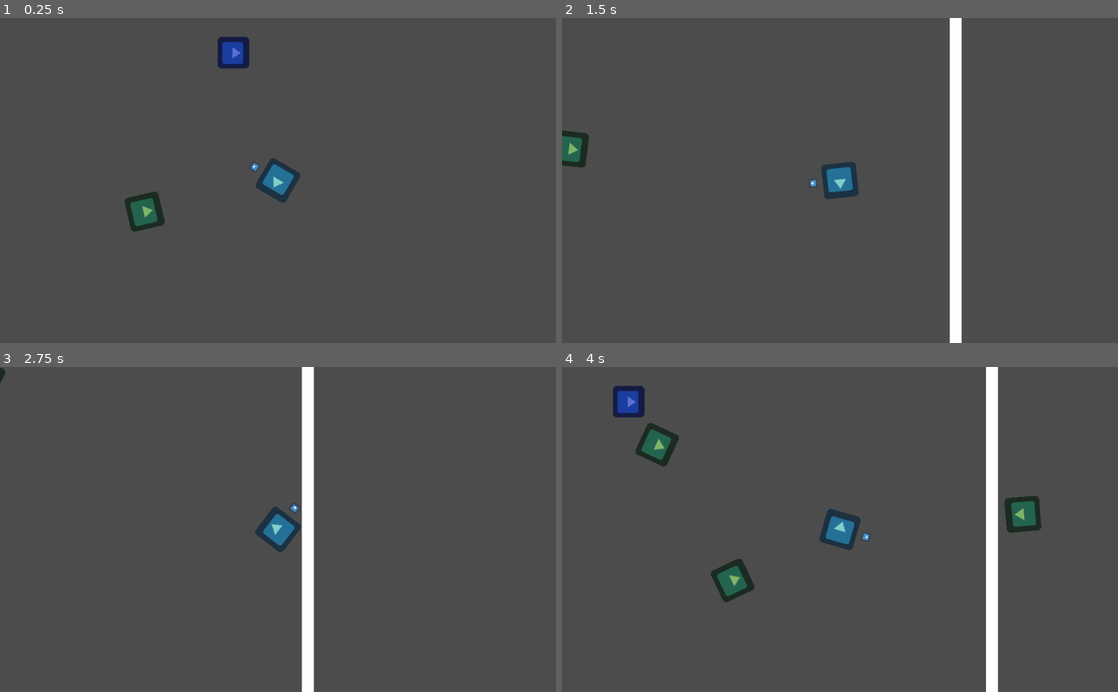
Above: before the commit, frames 1-4 (two rows, left to right).
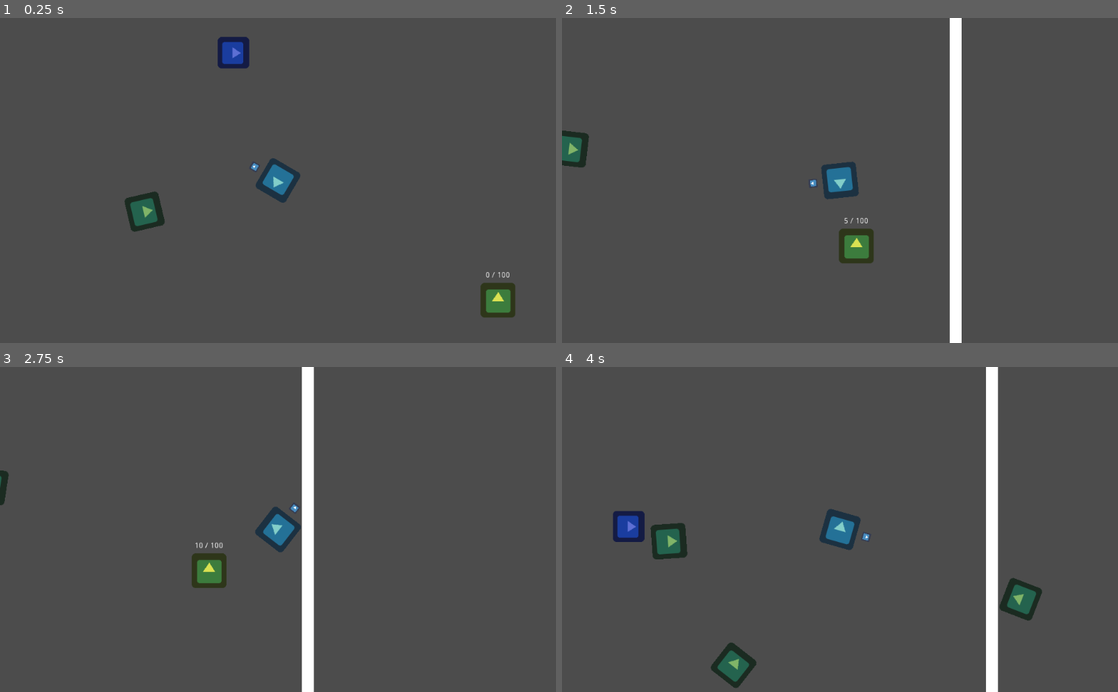
Above: after the commit, the same moments.

Repository: moisesjbc/spain-game-dev-jam-3
Game: Godot game, scene res://gameplay/main/main.tscn
Two runs of this game, one before a commit and one after it. Both use one fixed random seed, a clock stepped at 60 frames per second and the inputs below. The engine's default icon, where the game draws it, is replaced by a stand-in: a white triangle on a blue panel in a dark square.
Inputs (mouse positions are in pixels of both pictures, inside the frame that each line leads up to):
- Up to frame 1 (0.25 s): no input
- Up to frame 2 (1.5 s): move the mouse to (962, 164) at 0.52 s; hold Right (ui_right) 0.53-1.28 s; click (962, 164) at 0.6 s; move the mouse to (728, 196) at 1.27 s; hold Down (ui_down) from 1.28 s (still down); click (728, 196) at 1.35 s
- Up to frame 3 (2.75 s): move the mouse to (333, 458) at 2.02 s; release Down (ui_down) at 2.03 s; hold Right (ui_right) from 2.03 s (still down); click (333, 458) at 2.1 s
- Up to frame 4 (4 s): move the mouse to (812, 594) at 2.77 s; release Right (ui_right) at 2.78 s; hold Up (ui_up) 2.78-3.53 s; click (812, 594) at 2.85 s; move the mouse to (1006, 578) at 3.52 s; hold Left (ui_left) from 3.53 s (still down); click (1006, 578) at 3.6 s

The runs differ from the first frame. In frame 1, 0.7% of the frame differs, in the area x 86-93%, y 78-93%; in frame 2, 0.7%; in frame 3, 0.8%; in frame 4, 5.1%, in the area x 9-87%, y 5-99%.

Commit message:
Añade centro de investigación + condición de victoria

Diff:
--- /dev/null
+++ b/godot-project/gameplay/buildings/investigation_centre/investigation_centre.gd
@@ -0,0 +1,27 @@
+extends StaticBody2D
+
+
+signal investigation_completed
+
+
+var target_investigation_points = 100.0
+var current_investigation_points = 0.0
+var investigation_points_per_second = 5.0
+
+
+func _ready():
+	_update_label()
+
+
+func _on_investigation_timer_timeout():
+	current_investigation_points += investigation_points_per_second
+
+	if current_investigation_points >= target_investigation_points:
+		current_investigation_points = target_investigation_points
+		emit_signal('investigation_completed')
+
+	_update_label()
+
+
+func _update_label():
+	$label.text = str(current_investigation_points) + ' / ' + str(target_investigation_points)
--- /dev/null
+++ b/godot-project/gameplay/buildings/investigation_centre/investigation_centre.tscn
@@ -0,0 +1,32 @@
+[gd_scene load_steps=4 format=2]
+
+[ext_resource path="res://icon.png" type="Texture" id=1]
+[ext_resource path="res://gameplay/buildings/investigation_centre/investigation_centre.gd" type="Script" id=2]
+
+[sub_resource type="RectangleShape2D" id=1]
+extents = Vector2( 31.9167, 32.0385 )
+
+[node name="investigation_centre" type="StaticBody2D"]
+collision_layer = 4
+script = ExtResource( 2 )
+
+[node name="sprite" type="Sprite" parent="."]
+modulate = Color( 0.85098, 0.882353, 0.321569, 1 )
+texture = ExtResource( 1 )
+
+[node name="collision_shape" type="CollisionShape2D" parent="."]
+shape = SubResource( 1 )
+
+[node name="label" type="Label" parent="."]
+margin_left = -32.0
+margin_top = -53.0
+margin_right = 32.0
+margin_bottom = -39.0
+align = 1
+__meta__ = {
+"_edit_use_anchors_": false
+}
+
+[node name="investigation_timer" type="Timer" parent="."]
+autostart = true
+[connection signal="timeout" from="investigation_timer" to="." method="_on_investigation_timer_timeout"]
--- a/godot-project/gameplay/globals/types.gd
+++ b/godot-project/gameplay/globals/types.gd
@@ -16,3 +16,9 @@
 		context.connections = new_connections
 
 		return context
+
+
+enum IngameMenu {
+  GAME_OVER,
+  VICTORY
+}
--- a/godot-project/gameplay/main/main.gd
+++ b/godot-project/gameplay/main/main.gd
@@ -2,4 +2,8 @@
 
 
 func _on_player_player_died():
-	$gui/game_over_menu.display()
+	$gui/ingame_menu.display(Types.IngameMenu.GAME_OVER)
+
+
+func _on_investigation_centre_investigation_completed():
+	$gui/ingame_menu.display(Types.IngameMenu.VICTORY)
--- a/godot-project/gameplay/main/main.tscn
+++ b/godot-project/gameplay/main/main.tscn
@@ -8,8 +8,9 @@
 [ext_resource path="res://gameplay/connections/connections.tscn" type="PackedScene" id=6]
 [ext_resource path="res://gameplay/environment/walls/walls.tscn" type="PackedScene" id=7]
 [ext_resource path="res://gameplay/environment/phantoms_respawn/phantoms_respawn.tscn" type="PackedScene" id=8]
-[ext_resource path="res://menus/game_over_menu/game_over_menu.tscn" type="PackedScene" id=9]
+[ext_resource path="res://menus/game_over_menu/ingame_menu.tscn" type="PackedScene" id=9]
 [ext_resource path="res://gameplay/main/main.gd" type="Script" id=10]
+[ext_resource path="res://gameplay/buildings/investigation_centre/investigation_centre.tscn" type="PackedScene" id=11]
 
 [node name="main" type="Node2D"]
 script = ExtResource( 10 )
@@ -42,6 +43,10 @@
 
 [node name="gui" type="CanvasLayer" parent="."]
 
-[node name="game_over_menu" parent="gui" instance=ExtResource( 9 )]
+[node name="ingame_menu" parent="gui" instance=ExtResource( 9 )]
 visible = false
+
+[node name="investigation_centre" parent="." instance=ExtResource( 11 )]
+position = Vector2( 1277.21, 658.821 )
 [connection signal="player_died" from="player" to="." method="_on_player_player_died"]
+[connection signal="investigation_completed" from="investigation_centre" to="." method="_on_investigation_centre_investigation_completed"]
--- a/godot-project/menus/game_over_menu/game_over_menu.gd
+++ /dev/null
@@ -1,12 +0,0 @@
-extends CenterContainer
-
-
-func display():
-	get_tree().paused = true
-	visible = true
-
-
-func _on_restart_button_pressed():
-	get_tree().paused = false
-	visible = false
-	get_tree().change_scene("res://gameplay/main/main.tscn")
--- /dev/null
+++ b/godot-project/menus/game_over_menu/ingame_menu.gd
@@ -0,0 +1,19 @@
+extends CenterContainer
+
+
+func display(type):
+	get_tree().paused = true
+	visible = true
+
+	if type == Types.IngameMenu.GAME_OVER:
+		$panel/margin_container/vbox_container/title_label.text = 'GAME OVER'
+		$panel/margin_container/vbox_container/restart_button.text = 'Empezar de nuevo'
+	elif type == Types.IngameMenu.VICTORY:
+		$panel/margin_container/vbox_container/title_label.text = '¡Victoria!'
+		$panel/margin_container/vbox_container/restart_button.text = 'Empezar de nuevo'
+
+
+func _on_restart_button_pressed():
+	get_tree().paused = false
+	visible = false
+	get_tree().change_scene("res://gameplay/main/main.tscn")
--- a/godot-project/menus/game_over_menu/game_over_menu.tscn
+++ b/godot-project/menus/game_over_menu/ingame_menu.tscn
@@ -1,8 +1,8 @@
 [gd_scene load_steps=2 format=2]
 
-[ext_resource path="res://menus/game_over_menu/game_over_menu.gd" type="Script" id=1]
+[ext_resource path="res://menus/game_over_menu/ingame_menu.gd" type="Script" id=1]
 
-[node name="game_over_menu" type="CenterContainer"]
+[node name="ingame_menu" type="CenterContainer"]
 pause_mode = 2
 anchor_right = 1.0
 anchor_bottom = 1.0
@@ -38,7 +38,7 @@
 "_edit_use_anchors_": false
 }
 
-[node name="game_over_label" type="Label" parent="panel/margin_container/vbox_container"]
+[node name="title_label" type="Label" parent="panel/margin_container/vbox_container"]
 margin_right = 380.0
 margin_bottom = 156.0
 size_flags_vertical = 7
Not shown: 1 places in godot-project/gameplay/main/main.tscn that only renumber resources
